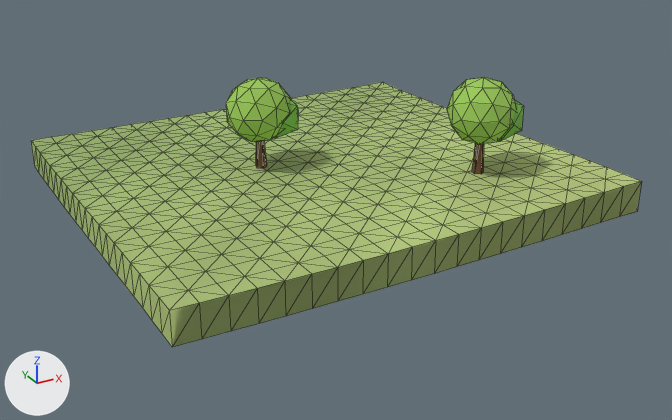
Renders of the glTF model client/public/models/chunks/-1_-4.glb from each side of a commit.
One viewpoint serves both versions: a 50 mm lens placed at (-41.5, 52.9, 24.2), pointed at (-14.3, 102.3, -0.4). The axes (+X, +Y, +Z) are drawn at lower left. The lights are the same throughout. The older version comes first. Mesh edges are drawn as thin lines. Vertices at exactly the same position are counted once.

In view in the first picture: 'scenery', 'terrain'.
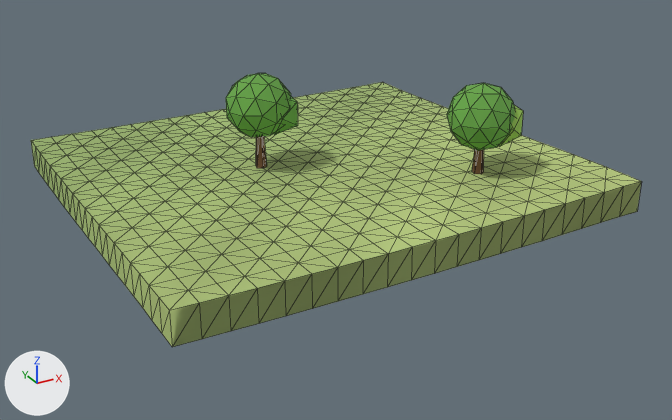
What differs and where, as boxes (x1, y1, x2, y2) in the pictures (672 x 420 px; the box of a moved part takes in the faces that stretch with it):
'scenery', reshaped, recoloured
    before: (226, 77, 524, 174)
    after: (226, 73, 523, 174)
part 1 of me_scenery, moved or reshaped
    before: (226, 78, 291, 142)
    after: (226, 73, 291, 137)
part 2 of me_scenery, moved or reshaped
    before: (274, 99, 298, 139)
    after: (273, 95, 298, 135)
part 3 of me_scenery, moved or reshaped
    before: (447, 77, 516, 145)
    after: (447, 83, 515, 150)
part 4 of me_scenery, moved or reshaped
    before: (498, 100, 524, 141)
    after: (499, 105, 523, 147)
part 5 of me_scenery, moved or reshaped
    before: (256, 141, 266, 168)
    after: (256, 136, 266, 168)
part 6 of me_scenery, moved or reshaped
    before: (472, 144, 484, 174)
    after: (472, 149, 484, 174)
part 7 of me_scenery, recoloured
    both: (226, 78, 523, 145)

Diff of the bpy script that builds the scene:
```diff
--- a/client/public/models/chunks/-1_-4.glb.py
+++ b/client/public/models/chunks/-1_-4.glb.py
@@ me_scenery @@
 # used by ob_scenery; location = (0.0, 0.0, 0.0)
 # before: 0 (-18.0, 105.8, 5.2), 2 (-17.8, 105.9, 5.2), 4 (-17.9, 106.2, 5.2), 6 (-18.1, 106.2, 5.2), 8 (-18.2, 105.9, 5.2)
 # before: 10 (-18.0, 106.0, 5.2)
 # before: 66 (-7.0, 96.8, 5.9), 68 (-6.8, 96.9, 5.9), 70 (-6.9, 97.2, 5.9), 72 (-7.1, 97.2, 5.9), 74 (-7.2, 96.9, 5.9)
 # before: 76 (-7.0, 97.0, 5.9)
-me_scenery.from_pydata(...)  # 132 vertices, 240 faces; spans x -20.3..-4.4, y 94.7..108.2, z 2.0..8.8
+me_scenery.from_pydata(...)  # 132 vertices, 240 faces; spans x -20.3..-4.4, y 94.7..108.2, z 2.0..8.5
+# me_scenery part 1: the loose piece of 42 vertices spanning x -20.3..-15.7, y 103.8..108.2, z 3.9..8.1 is moved by (0.0, 0.0, 0.3)
+# me_scenery part 2: the loose piece of 12 vertices spanning x -18.3..-15.3, y 104.0..107.0, z 4.2..6.9 is moved by (0.0, 0.0, 0.3)
+# me_scenery part 3: the loose piece of 42 vertices spanning x -9.2..-4.8, y 94.7..99.3, z 4.6..8.8 is moved by (0.0, 0.0, -0.4)
+# me_scenery part 4: the loose piece of 12 vertices spanning x -7.2..-4.4, y 95.0..98.0, z 5.0..7.6 is moved by (0.0, 0.0, -0.3)
+# me_scenery part 5
+for i in [0, 2, 4, 6, 8, 10]: me_scenery.vertices[i].co += Vector((0.0, 0.0, 0.2))
+# me_scenery part 6
+for i in [66, 68, 70, 72, 74, 76]: me_scenery.vertices[i].co += Vector((0.0, 0.0, -0.3))
+# me_scenery part 7: 200 faces centred in x -20.1..-4.7, y 94.9..108.1, z 4.1..8.6 are repainted in the vertex colours; the middle colour goes from green #98c559 to green #67a447
 me_scenery.materials.append(mat_opaque_matte_vertex_colors)
```
